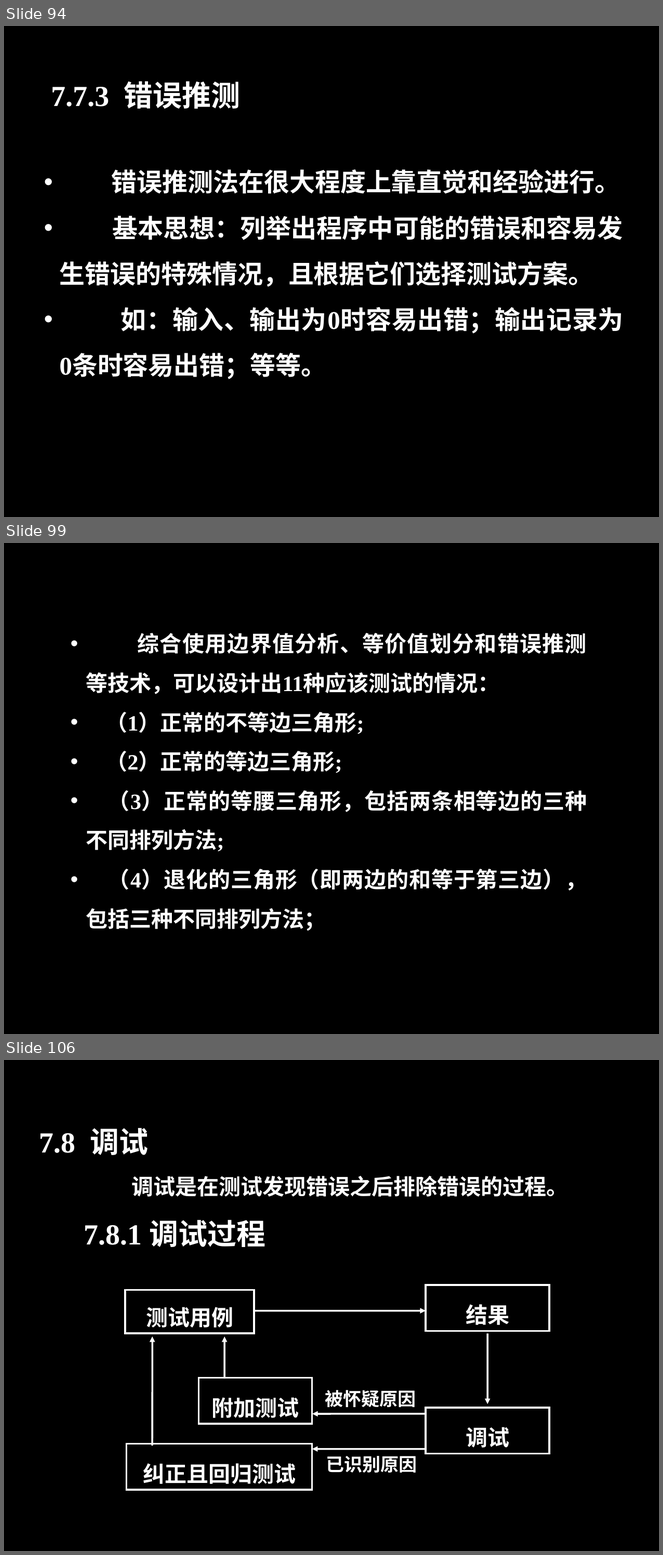
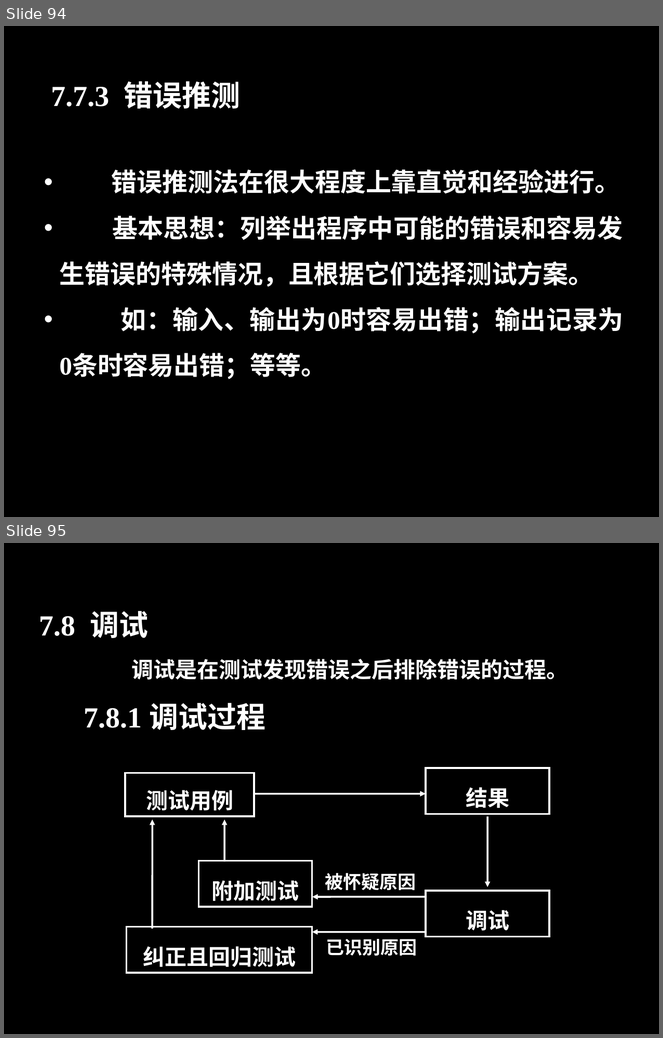
Before and after one commit to zucccxy/project, a slide deck: 翻转课堂PPT.ppt. Shown one above the other, each under a label of ours: slides 94, 99 and 106 before the commit, slides 94 and 95 after it; the slides between them are not shown. The pictures are 663x1555 and 663x1038 pixels, drawn with LibreOffice and Linux fonts; fonts in the diff are those of the drawing; background and template pictures are left out. Boxes give left, top, right and bottom in pixels: in the first picture for what was removed or moved away, otherwise in the second. Text is boxed around its words. In the diff, an @@ line names an element or a change of style, - is before the commit and + after.

```diff
--- a/翻转课堂PPT.ppt
+++ b/翻转课堂PPT.ppt
@@ slide 99 removed at bbox=[4, 543, 659, 1034], background #000000 @@
@@ text removed at bbox=[86, 633, 587, 931] @@
-• 综合使用边界值分析、等价值划分和错误推测等技术，可以设计出11种应该测试的情况：
-• （1）正常的不等边三角形;
-• （2）正常的等边三角形;
-• （3）正常的等腰三角形，包括两条相等边的三种不同排列方法;
-• （4）退化的三角形（即两边的和等于第三边），包括三种不同排列方法；
@@ what was slide 106 is now slide 95 @@
```
Also in this commit, not shown: 3 slides changed, 11 other slides removed.
